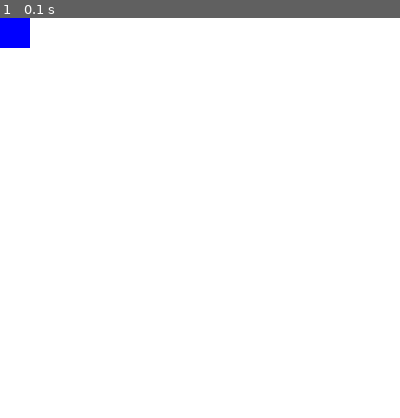
Above: before the commit, frame 1.
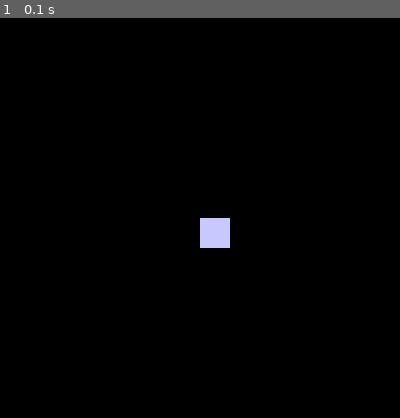
Above: after the commit, the same moment.

Repository: azariahpundari1/pygame_projects
Game: pygame game, started from main.py
Two runs of this game, one before a commit and one after it. Both use one fixed random seed, a clock stepped at 60 frames per second and the inputs below.
Inputs:
- Up to frame 1 (0.1 s): no input

The runs differ from the first frame. In frame 1, 100% of the frame differs, in the area x 0-100%, y 0-100%.

Commit message:
Chnge rect location,chnge bg clr

Diff:
--- a/main.py
+++ b/main.py
@@ -9,7 +9,7 @@
     pygame.init()
     screen = pygame.display.set_mode((SCREEN_HEIGHT, SCREEN_WIDTH))
     pygame.display.set_caption("Bounce animation")
-    player = pygame.Rect(0, 0, WIDTH, HEIGHT)
+    player = pygame.Rect(200, 200, WIDTH, HEIGHT)
 
     # Game loop until quit
     while True:
@@ -17,8 +17,8 @@
             if event.type == pygame.QUIT:
                 pygame.quit()
                 return
-        screen.fill((255, 255, 255))
-        pygame.draw.rect(screen, (0, 0, 255), player)
+        screen.fill((0, 0, 0))
+        pygame.draw.rect(screen, (200, 200, 255), player)
         pygame.display.flip()  # updates screen
 
 
